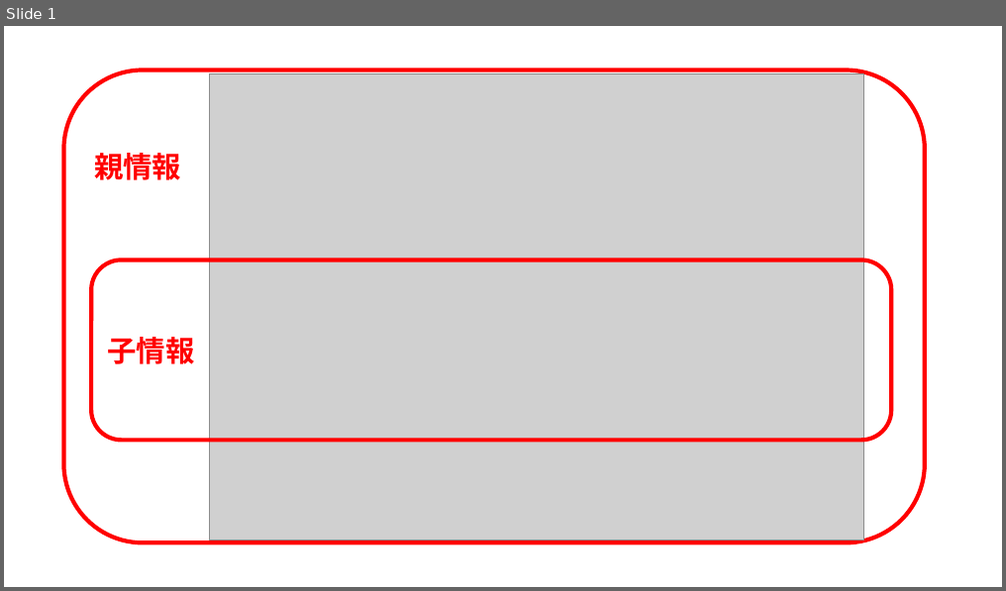
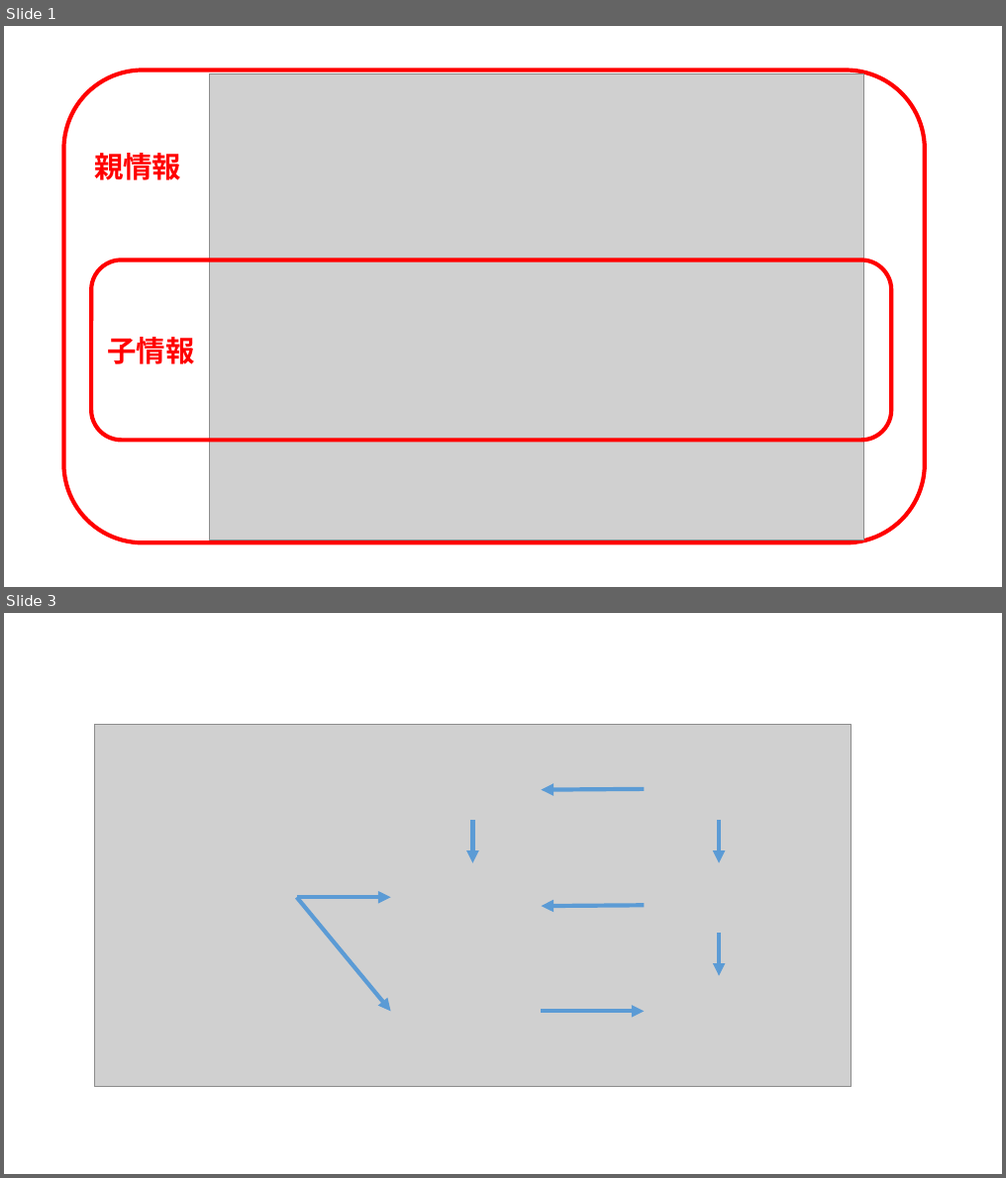
Before and after one commit to kojisatoReps2002/cydevnetManuscript, a slide deck: cdn/2016/dn1608explanatory.pptx. Shown one above the other, each under a label of ours: slide 1 before the commit, slides 1 and 3 after it; the slides between them are not shown. The pictures are 1006x591 and 1006x1178 pixels, drawn with LibreOffice and Linux fonts; fonts in the diff are those of the drawing; grey boxes stand for pictures. Boxes give left, top, right and bottom in pixels: in the first picture for what was removed or moved away, otherwise in the second. Text is boxed around its words. In the diff, an @@ line names an element or a change of style, - is before the commit and + after.

```diff
--- a/cdn/2016/dn1608explanatory.pptx
+++ b/cdn/2016/dn1608explanatory.pptx
@@ slide 3 added at bbox=[4, 613, 1002, 1174], background #FFFFFF @@
@@ picture added at bbox=[94, 725, 851, 1087] @@
@@ arrow added from (645, 789) to (542, 789), #5B9BD5 4 pt @@
@@ arrow added from (472, 820) to (472, 863), #5B9BD5 4 pt @@
@@ arrow added from (719, 820) to (719, 863), #5B9BD5 4 pt @@
@@ arrow added from (297, 897) to (391, 897), #5B9BD5 4 pt @@
@@ arrow added from (297, 897) to (391, 1011), #5B9BD5 4 pt @@
@@ arrow added from (645, 906) to (542, 906), #5B9BD5 4 pt @@
@@ arrow added from (719, 933) to (719, 976), #5B9BD5 4 pt @@
@@ arrow added from (542, 1011) to (645, 1011), #5B9BD5 4 pt @@
```
Also in this commit, not shown: 1 slide changed, 2 other files.
